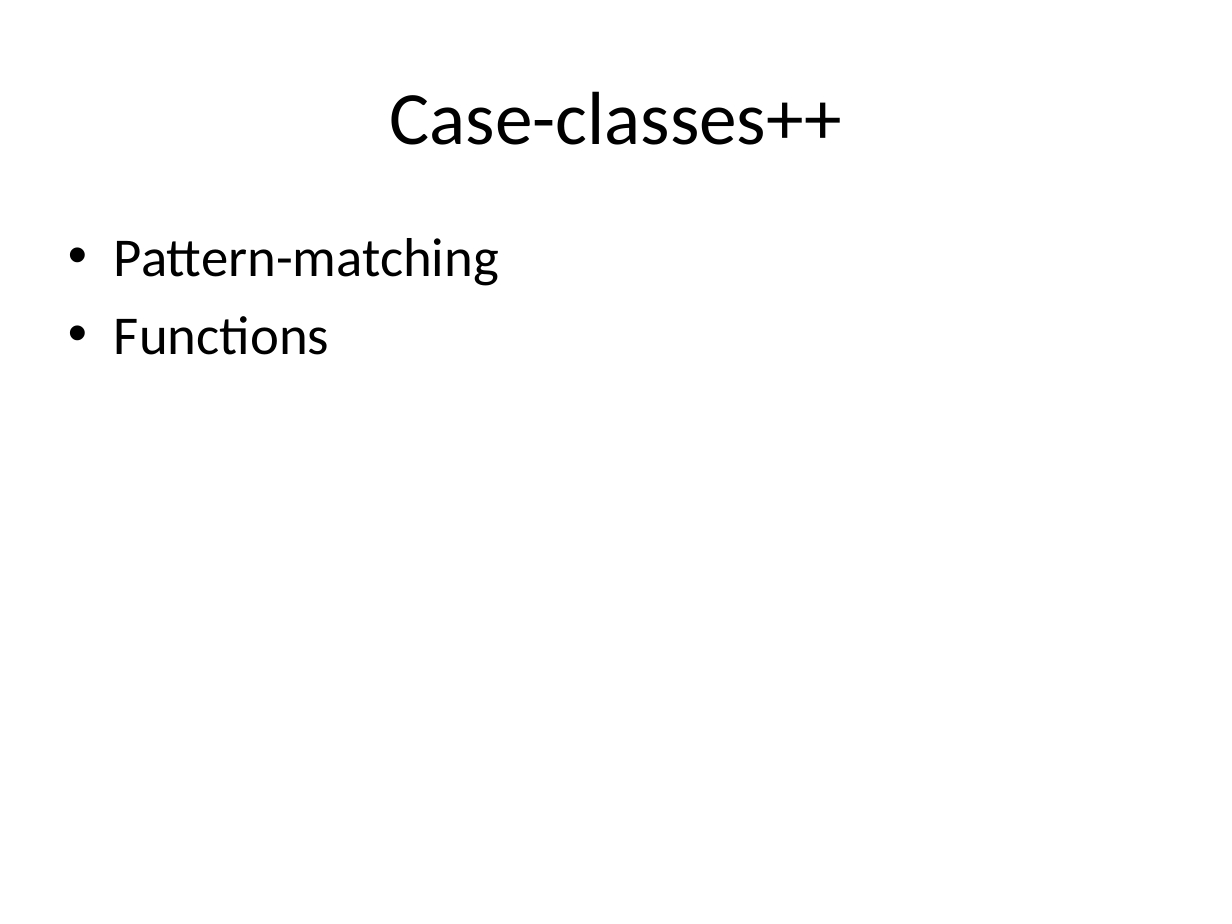
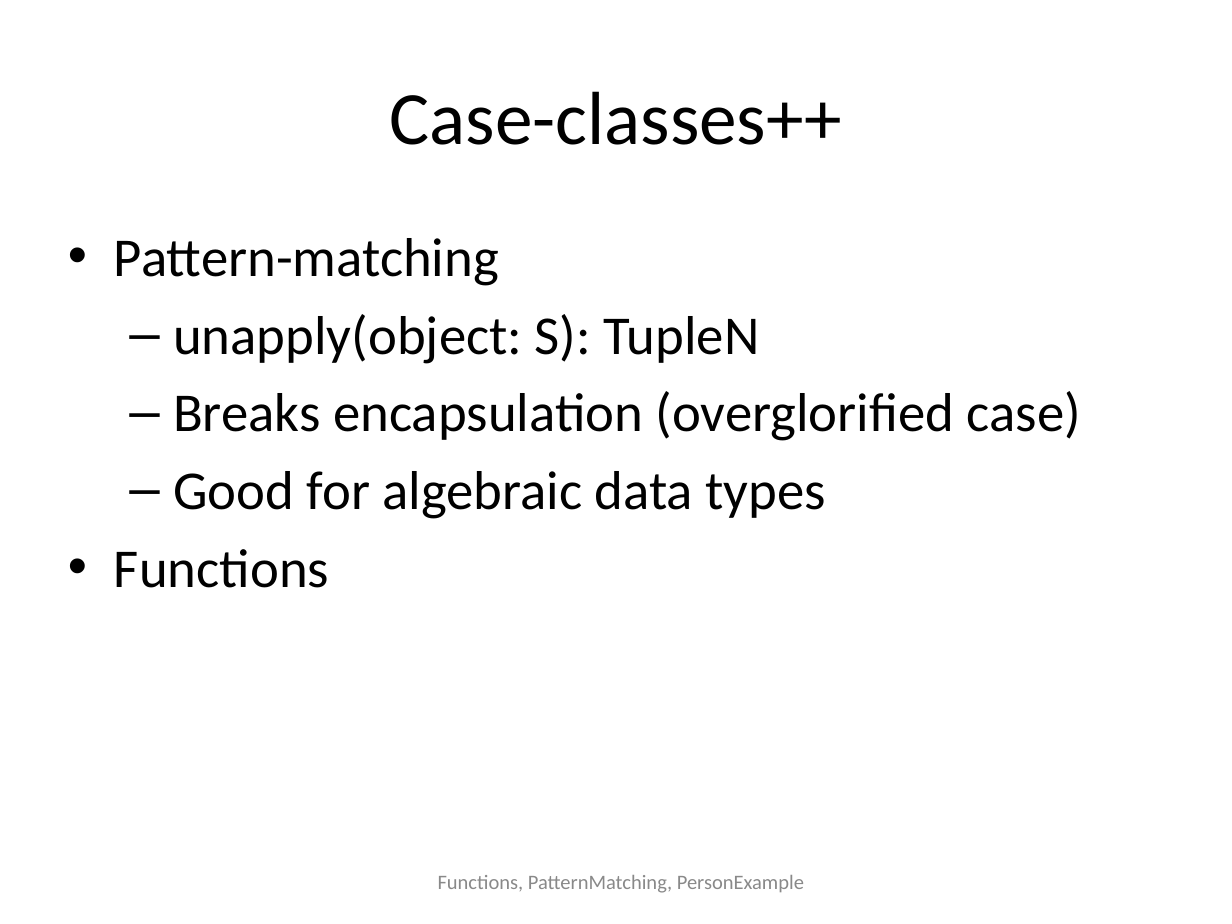
Before and after one commit to Igerly/scalaBasics, a slide deck: slide 25 of Scala.ppt (slide 24 before the commit). Drawn at 1232x924 pixels with LibreOffice and Linux fonts; fonts in the diff are those of the drawing. Boxes give left, top, right and bottom in pixels: in the first picture for what was removed or moved away, otherwise in the second. Text is boxed around its words. In the diff, an @@ line names an element or a change of style, - is before the commit and + after.

```diff
--- a/Scala.ppt
+++ b/Scala.ppt
@@ text at (173,314,1081,519): paragraphs added @@
+  – unapply(object: S): TupleN
+  – Breaks encapsulation (overglorified case)
+  – Good for algebraic data types
@@ text added at (438,875,804,893), 12 pt, text #898989 @@
+Functions, PatternMatching, PersonExample
```
Also in this commit, not shown: 5 other slides changed, 5 slides added, 1 slide removed, 7 other files.
